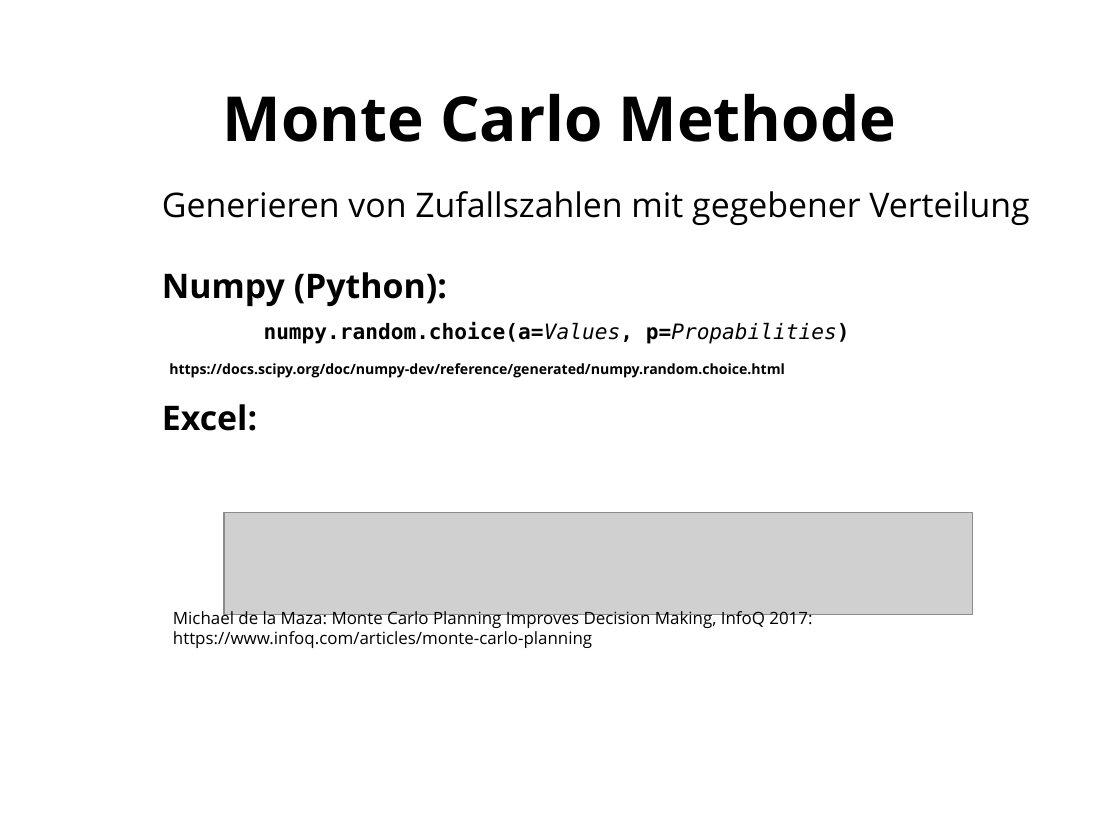
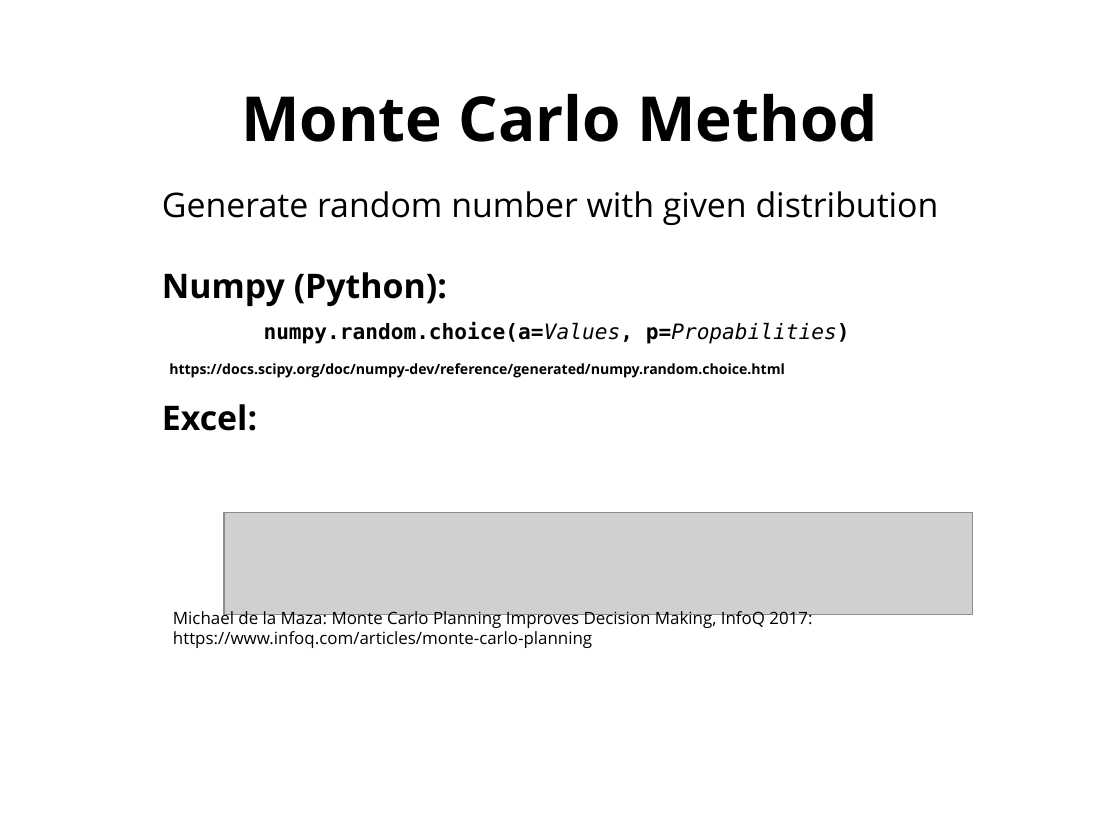
Before and after one commit to sebastian-kuebeck/jupyter-estimation, a slide deck: slide 22 of JupyterEstimation.odp. Drawn at 1120x840 pixels with LibreOffice and Linux fonts; fonts in the diff are those of the drawing; grey boxes stand for pictures. Boxes give left, top, right and bottom in pixels: in the first picture for what was removed or moved away, otherwise in the second. Text is boxed around its words. In the diff, an @@ line names an element or a change of style, - is before the commit and + after.

```diff
--- a/JupyterEstimation.odp
+++ b/JupyterEstimation.odp
@@ title at box(241, 93, 878, 142): text changed @@
-Monte Carlo Methode
+Monte Carlo Method
@@ text at box(162, 191, 939, 225): text changed @@
-Generieren von Zufallszahlen mit gegebener Verteilung
+Generate random number with given distribution
```
Also in this commit, not shown: 8 other slides changed, 1 other file.
